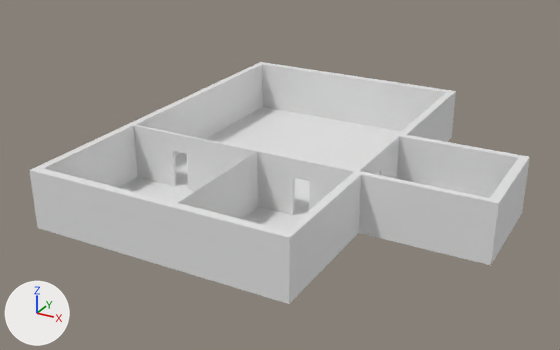
A saved change to the Blender file Assets/Models uwu/house_layout.blend.
Both versions are drawn from a 50 mm lens placed at (33.0, -32.6, 22.8), pointed at (9.5, 10.3, 1.4). The axes (+X, +Y, +Z) are drawn at lower left. The lights are the same throughout.
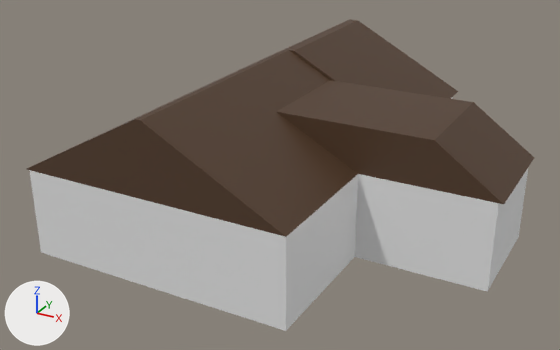
Pixel boxes (x1, y1, x2, y2) of what changed, in the pictures (560 x 350 px):
```json
{"object": "Plane", "change": "reshaped", "before": [29, 62, 530, 304], "after": [27, 19, 534, 331], "on screen": "29% taller"}
{"part": 1, "of": "me_plane", "change": "built on", "before": [29, 62, 529, 304], "after": [27, 19, 534, 331]}
{"part": 2, "of": "me_plane", "change": "recoloured", "before": [119, 153, 310, 230]}
```

Edits to the scene script, one JSON object a line:
```json
{"op": "add", "block": "mat_exteriorwalls", "code": ["mat_exteriorwalls = principled_material('ExteriorWalls')", "mat_exteriorwalls.base_color = (0.8, 0.8, 0.8)  # white #e7e7e7"]}
{"op": "add", "block": "mat_floor", "code": ["mat_floor = principled_material('Floor')", "mat_floor.base_color = (0.214, 0.0866, 0.0414)  # brown #7f5339"]}
{"op": "add", "block": "mat_interiorwalls", "code": ["mat_interiorwalls = principled_material('InteriorWalls')", "mat_interiorwalls.base_color = (0.8, 0.8, 0.8)  # white #e7e7e7"]}
{"op": "add", "block": "mat_ceiling", "code": ["mat_ceiling = principled_material('Ceiling')", "mat_ceiling.base_color = (0.8, 0.8, 0.8)  # white #e7e7e7"]}
{"op": "add", "block": "mat_roof", "code": ["mat_roof = principled_material('Roof')", "mat_roof.base_color = (0.085, 0.0437, 0.0218)  # brown #523b29"]}
{"block": "me_plane", "where": "# used by ob_plane; location = (0.0, 0.0, 0.0); scale = (1.0, 1.0, 0.463)"}
{"op": "remove", "block": "me_plane", "code": "me_plane.from_pydata(...)  # 89 vertices, 71 faces, 4 loose edges; spans x -1.5..24.9, y -1.6..26.6, z 0.0..8.6"}
{"op": "add", "block": "me_plane", "code": "me_plane.from_pydata(...)  # 132 vertices, 106 faces; spans x -1.9..25.2, y -1.6..26.6, z -3.8..18.9"}
{"block": "me_plane", "change": "me_plane part 1"}
{"block": "me_plane", "change": "19 vertices are removed from x -1.0..16.6, y -1.6..26.6, z 0.0..8.6"}
{"block": "me_plane", "change": "32 faces are deleted"}
{"block": "me_plane", "change": "4 loose edges are deleted"}
{"block": "me_plane", "change": "6 vertices in x -1.0, y -1.0..14.9, z 0.0..5.8 move by (-0.2, 0.0, 0.0)"}
{"block": "me_plane", "change": "1 vertex moves from x 16.0, y 26.0, z 0.0 to x 16.0, y 26.3, z 0.0"}
{"block": "me_plane", "change": "45 vertices are added at x -1.9..25.2, y -1.6..26.6, z -3.8..18.9"}
{"block": "me_plane", "change": "6 new vertices lie (0.0, 0.0, -3.8) away from vertices in x -1.5..24.9, y -1.6..26.6, z 0.0"}
{"block": "me_plane", "change": "6 new vertices lie (-8.6, 0.0, 0.0) away from vertices in x 24.9, y 7.6..15.4, z -3.8..8.6"}
{"block": "me_plane", "change": "5 new vertices lie (1.2, 0.0, 0.0) away from vertices in x 12.6, y 26.3..26.6, z -3.8..6.0"}
{"block": "me_plane", "change": "3 new faces join them, mat_floor (brown #7f5339)"}
{"block": "me_plane", "change": "11 new faces join them, mat_interiorwalls (white #e7e7e7)"}
{"block": "me_plane", "change": "23 new faces join them, mat_exteriorwalls (white #e7e7e7)"}
{"block": "me_plane", "change": "4 new faces join them, mat_ceiling (white #e7e7e7)"}
{"block": "me_plane", "change": "26 new faces join them, mat_roof (brown #523b29)"}
{"block": "me_plane", "change": "me_plane part 2: 10 faces spanning x -1.2..24.2, y -1.0..14.9, z 0.0..5.8 switch from no material to mat_floor (brown #7f5339)"}
{"op": "add", "block": "me_plane", "code": "me_plane.materials.append(mat_interiorwalls)  # white #e7e7e7"}
{"op": "add", "block": "me_plane", "code": "me_plane.materials.append(mat_exteriorwalls)  # white #e7e7e7"}
{"op": "add", "block": "me_plane", "code": "me_plane.materials.append(mat_ceiling)  # white #e7e7e7"}
{"op": "add", "block": "me_plane", "code": "me_plane.materials.append(mat_roof)  # brown #523b29"}
```
